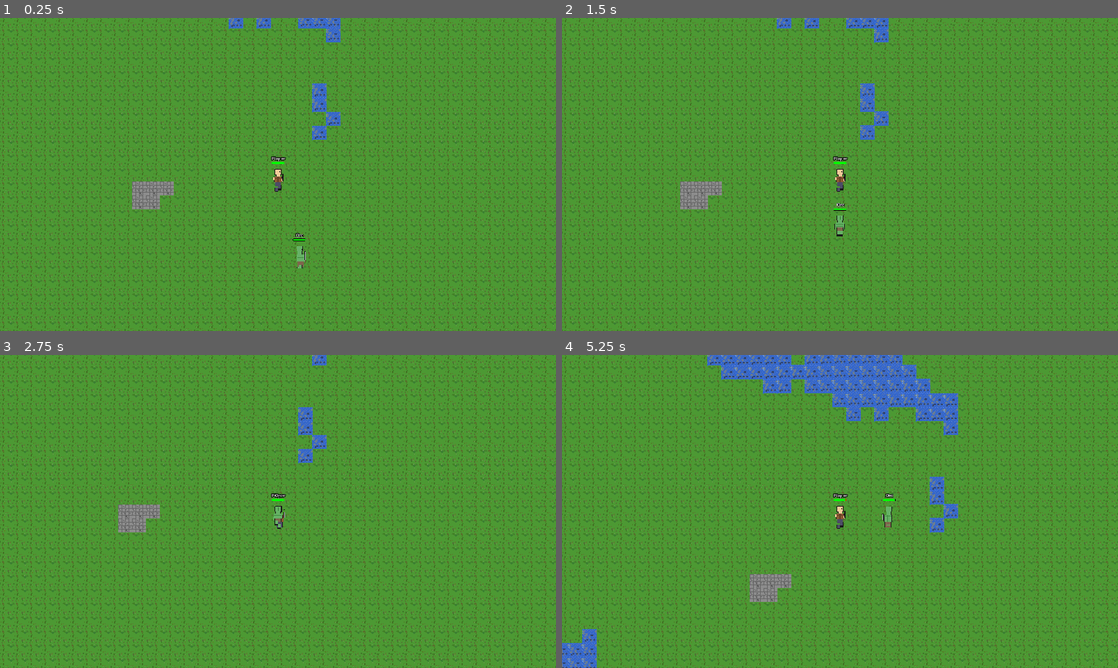
Above: before the commit, frames 1-4 (two rows, left to right).
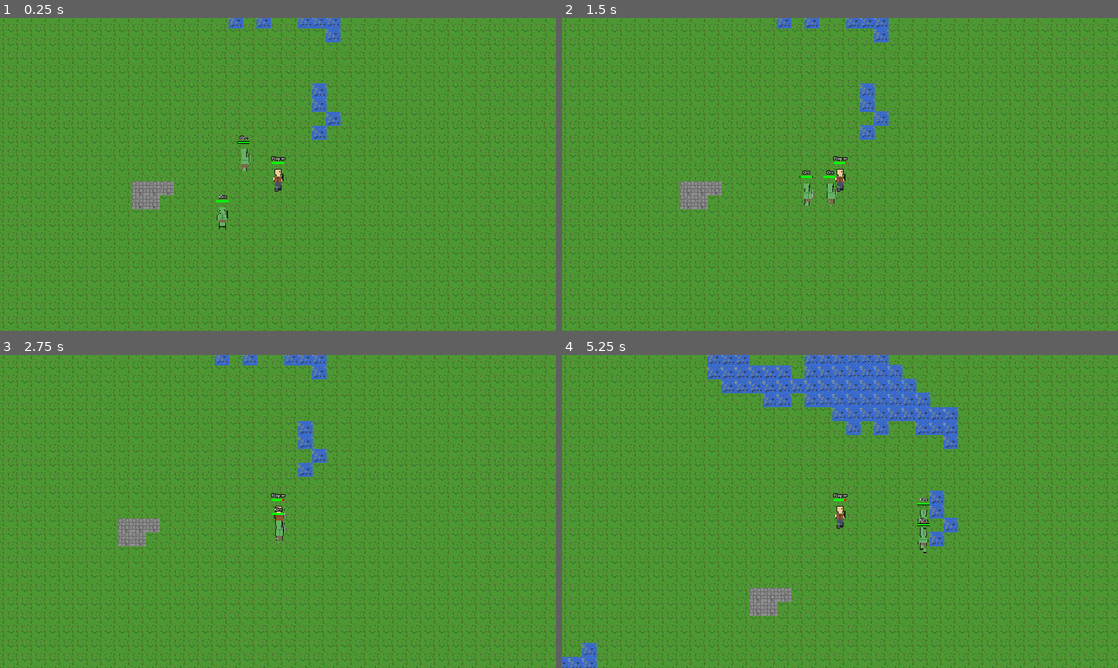
Above: after the commit, the same moments.

Repository: mattzanco/Trithia
Game: Godot game, scene res://scenes/main.tscn
Same seed, same stepped clock (60 frames per second), same inputs: the game is played once before the commit and once after it.
Inputs (mouse positions are in pixels of both pictures, inside the frame that each line leads up to):
- Up to frame 1 (0.25 s): no input
- Up to frame 2 (1.5 s): move the mouse to (962, 158) at 0.52 s; hold D (move_right) 0.53-1.28 s; hold Ctrl 0.53-1.28 s; click (962, 158) at 0.67 s; move the mouse to (728, 190) at 1.27 s; hold S (move_down) from 1.28 s (still down); tap Ctrl at 1.35 s
- Up to frame 3 (2.75 s): move the mouse to (333, 442) at 2.02 s; release S (move_down) at 2.03 s; hold D (move_right) from 2.03 s (still down); hold Ctrl from 2.03 s (still down)
- Up to frame 4 (5.25 s): move the mouse to (812, 574) at 2.77 s; release D (move_right) at 2.78 s; release Ctrl at 2.78 s; hold W (move_up) 2.78-3.53 s; tap Ctrl at 2.85, 4.35 s; click (812, 574) at 2.92 s; move the mouse to (1006, 558) at 3.52 s; hold Ctrl 3.53-4.28 s; hold A (move_left) 3.53-5.03 s; move the mouse to (673, 464) at 4.27 s; move the mouse to (867, 511) at 5.02 s; hold S (move_down) from 5.03 s (still down); hold Ctrl from 5.03 s (still down); click (867, 511) at 5.17 s

The runs differ from the first frame. In frame 1, 0.4% of the frame differs, in the area x 38-55%, y 37-80%; in frame 2, 0.4%; in frame 3, 2.1%; in frame 4, 5.5%, in the area x 0-100%, y 0-97%.

Commit message:
Add second orc spawn and fix collision detection for multiple enemies
- Spawn two orcs at game start, with second orc spawning nearby the first
- Prevent orcs from occupying same tile as other orcs or player
- Fix collision detection to check all orcs by script instead of name
- Fix pathfinding to avoid tiles occupied by enemies
- Fix spawn logic to properly snap feet positions for walkability checks
- Update health bar to display 'Orc' for enemy orcs
- Fix depth sorting to handle multiple orcs properly
- Orcs can no longer pass through each other or the player

Diff:
--- a/scripts/health_bar.gd
+++ b/scripts/health_bar.gd
@@ -43,7 +43,8 @@
 	if character:
 		var font = ThemeDB.fallback_font
 		var font_size = 11  # Medium font size
-		var name_text = character.name
+		# Display "Orc" if the parent is an orc, otherwise use the character's name
+		var name_text = "Orc" if character.get_script().resource_path == "res://scripts/orc.gd" else character.name
 		var name_y = NAME_OFFSET_Y
 
 		# Calculate text width to center it
--- a/scripts/main.gd
+++ b/scripts/main.gd
@@ -22,25 +22,42 @@
 		debug.store_line("About to spawn orc")
 		debug.flush()
 
-	spawn_starting_orc()
-	print("spawn_starting_orc() completed")
-
-func spawn_starting_orc():
-	# Spawn an orc at a random walkable location away from the player
+	spawn_starting_orcs()
+	print("spawn_starting_orcs() completed")
+
+func spawn_starting_orcs():
+	# Spawn two orcs at random walkable locations away from the player
 	var player = $Player
 	var world = $World
+	var occupied_positions = []  # Track orc positions to prevent overlap
+
+	var first_orc_pos = spawn_orc_at_position(player, world, Vector2.ZERO, 100, occupied_positions)
+	occupied_positions.append(first_orc_pos)
+	print("[SPAWN] First orc final position: ", first_orc_pos)
+
+	# Spawn second orc nearby the first one
+	print("[SPAWN] Spawning second orc near: ", first_orc_pos)
+	var second_orc_pos = spawn_orc_at_position(player, world, first_orc_pos, 100, occupied_positions)
+	print("[SPAWN] Second orc final position: ", second_orc_pos)
+
+func spawn_orc_at_position(player: Node2D, world: Node2D, near_position: Vector2, max_attempts: int, occupied_positions: Array) -> Vector2:
 	var orc = ORC_SCENE.instantiate()
-
 	var orc_position = Vector2.ZERO
 	var attempts = 0
-	var max_attempts = 100
+	var min_spacing = TILE_SIZE * 2  # Minimum distance between orcs
+
+	print("[SPAWN_FUNC] Starting spawn with near_position: ", near_position, ", is_first_orc: ", near_position == Vector2.ZERO)
 
 	# Keep trying to spawn on a walkable tile
 	while attempts < max_attempts:
-		# Random position within reasonable distance
-		var random_x = randi_range(-200, 200)
-		var random_y = randi_range(-200, 200)
-		var candidate_pos = player.position + Vector2(random_x, random_y)
+		# If near_position is Vector2.ZERO, spawn relative to player
+		# Otherwise spawn near the given position (for nearby spawns)
+		var base_pos = player.position if near_position == Vector2.ZERO else near_position
+		var spawn_range = 150 if near_position == Vector2.ZERO else 100
+
+		var random_x = randi_range(-spawn_range, spawn_range)
+		var random_y = randi_range(-spawn_range, spawn_range)
+		var candidate_pos = base_pos + Vector2(random_x, random_y)
 
 		# Snap to tile center
 		var tile_x = round(candidate_pos.x / TILE_SIZE)
@@ -48,16 +65,86 @@
 		candidate_pos = Vector2(tile_x * TILE_SIZE + TILE_SIZE/2, tile_y * TILE_SIZE + TILE_SIZE/2)
 
 		# Check if the feet tile (lower tile) is walkable
-		var feet_tile = candidate_pos + Vector2(0, TILE_SIZE/2)
-		if world.is_walkable(feet_tile) and candidate_pos.distance_to(player.position) > TILE_SIZE * 2:
+		var feet_position = candidate_pos + Vector2(0, TILE_SIZE/2)
+		# Snap to tile center for walkability check
+		var feet_tile_x = round(feet_position.x / TILE_SIZE)
+		var feet_tile_y = round(feet_position.y / TILE_SIZE)
+		var feet_tile = Vector2(feet_tile_x * TILE_SIZE + TILE_SIZE/2, feet_tile_y * TILE_SIZE + TILE_SIZE/2)
+
+		# Check distance from player and all other orcs
+		var too_close_to_player = candidate_pos.distance_to(player.position) <= TILE_SIZE * 2
+		var too_close_to_orc = false
+
+		for occupied_pos in occupied_positions:
+			if candidate_pos.distance_to(occupied_pos) < min_spacing:
+				too_close_to_orc = true
+				break
+
+		if world.is_walkable(feet_tile) and not too_close_to_player and not too_close_to_orc:
 			orc_position = candidate_pos
 			break
 
 		attempts += 1
 
-	# If we couldn't find a valid spawn after 100 attempts, use a safe fallback
+	# If we couldn't find a valid spawn after max_attempts, use a safe fallback
 	if attempts >= max_attempts:
-		orc_position = player.position + Vector2(0, 4 * TILE_SIZE)
+		var fallback_found = false
+
+		# Try to find a walkable fallback position
+		if near_position == Vector2.ZERO:
+			# First orc: try positions around player
+			for offset_x in [-4, -3, -2, 2, 3, 4, 0]:
+				for offset_y in [3, 4, 5, -3, -4, -5]:
+					var fallback_candidate = player.position + Vector2(offset_x * TILE_SIZE, offset_y * TILE_SIZE)
+					# Snap to tile center
+					var tile_x = round(fallback_candidate.x / TILE_SIZE)
+					var tile_y = round(fallback_candidate.y / TILE_SIZE)
+					fallback_candidate = Vector2(tile_x * TILE_SIZE + TILE_SIZE/2, tile_y * TILE_SIZE + TILE_SIZE/2)
+					var fallback_feet = fallback_candidate + Vector2(0, TILE_SIZE/2)
+					# Snap feet to tile center for walkability check
+					var feet_tile_x = round(fallback_feet.x / TILE_SIZE)
+					var feet_tile_y = round(fallback_feet.y / TILE_SIZE)
+					var feet_tile = Vector2(feet_tile_x * TILE_SIZE + TILE_SIZE/2, feet_tile_y * TILE_SIZE + TILE_SIZE/2)
+					if world.is_walkable(feet_tile) and fallback_candidate.distance_to(player.position) > TILE_SIZE * 2:
+						orc_position = fallback_candidate
+						fallback_found = true
+						print("[SPAWN] Using fallback position for first orc: ", orc_position)
+						break
+				if fallback_found:
+					break
+		else:
+			# Second orc: try positions around first orc
+			for offset_x in [-3, -2, 2, 3, -1, 1, 0]:
+				for offset_y in [2, 3, -2, -3, -1, 1, 0]:
+					var fallback_candidate = near_position + Vector2(offset_x * TILE_SIZE, offset_y * TILE_SIZE)
+					# Snap to tile center
+					var tile_x = round(fallback_candidate.x / TILE_SIZE)
+					var tile_y = round(fallback_candidate.y / TILE_SIZE)
+					fallback_candidate = Vector2(tile_x * TILE_SIZE + TILE_SIZE/2, tile_y * TILE_SIZE + TILE_SIZE/2)
+					var fallback_feet = fallback_candidate + Vector2(0, TILE_SIZE/2)
+					# Snap feet to tile center for walkability check
+					var feet_tile_x = round(fallback_feet.x / TILE_SIZE)
+					var feet_tile_y = round(fallback_feet.y / TILE_SIZE)
+					var feet_tile = Vector2(feet_tile_x * TILE_SIZE + TILE_SIZE/2, feet_tile_y * TILE_SIZE + TILE_SIZE/2)
+					var too_close_to_player = fallback_candidate.distance_to(player.position) <= TILE_SIZE * 2
+					var too_close_to_other = false
+					for occupied_pos in occupied_positions:
+						if fallback_candidate.distance_to(occupied_pos) < TILE_SIZE * 2:
+							too_close_to_other = true
+							break
+
+					if world.is_walkable(feet_tile) and not too_close_to_player and not too_close_to_other:
+						orc_position = fallback_candidate
+						fallback_found = true
+						print("[SPAWN] Using fallback position for second orc: ", orc_position)
+						break
+				if fallback_found:
+					break
+
+		# If still no valid fallback found, use the first valid position we can find
+		if not fallback_found:
+			orc_position = player.position + Vector2(0, 4 * TILE_SIZE)
+			print("[SPAWN] No valid fallback found, using final fallback: ", orc_position)
 
 	print("Spawning orc...")
 	print("Player position: ", player.position)
@@ -66,10 +153,10 @@
 	orc.position = orc_position
 	# Add orc to Main node
 	add_child(orc)
-	# Index 0 = World, Index 1 = Player, so insert at index 2
-	move_child(orc, 1)  # Insert between World (0) and Player (2)
-
-	# Verify both are on grid
+	# Insert between World (0) and Player (1)
+	move_child(orc, 1)
+
+	# Verify orc is on grid
 	var orc_grid_x = round(orc.position.x / TILE_SIZE)
 	var orc_grid_y = round(orc.position.y / TILE_SIZE)
 	var player_grid_x = round(player.position.x / TILE_SIZE)
@@ -78,28 +165,36 @@
 	print("Grid check - Orc tile: (", orc_grid_x, ", ", orc_grid_y, ") at world pos ", orc.position)
 	print("Orc added to Main")
 
+	return orc.position  # Return the actual snapped position of the orc
+
 func _process(_delta):
 	# Update depth sorting based on Y position
 	update_depth_sorting()
 
 func update_depth_sorting():
-	# Get references to player and orc
+	# Get references to player
 	var player = get_node_or_null("Player")
-	var orc = get_node_or_null("Orc")
-
-	if player and orc:
-		# Character with higher Y (lower on screen) should be behind
-		# Character with lower Y (higher on screen) should be in front
-		if player.position.y > orc.position.y:
-			# Player is lower, orc should be in front
-			# World=0, Orc=1, Player=2
-			move_child(orc, 1)
-			move_child(player, 2)
-		else:
-			# Orc is lower or same, player should be in front
-			# World=0, Player=1, Orc=2
-			move_child(player, 1)
-			move_child(orc, 2)
+
+	if player:
+		# Get all orc children
+		var orcs = []
+		for child in get_children():
+			if child.name == "Orc":
+				orcs.append(child)
+
+		# Sort all orcs based on Y position relative to player
+		for orc in orcs:
+			if orc:
+				# Character with higher Y (lower on screen) should be behind
+				# Character with lower Y (higher on screen) should be in front
+				if player.position.y > orc.position.y:
+					# Player is lower, orc should be in front
+					move_child(orc, 1)
+					move_child(player, 2)
+				else:
+					# Orc is lower or same, player should be in front
+					move_child(player, 1)
+					move_child(orc, 2)
 
 
 func show_game_over():
--- a/scripts/orc.gd
+++ b/scripts/orc.gd
@@ -758,6 +758,11 @@
 				# Check if the next tile is occupied by the player
 				if can_move and player != null and next_tile.distance_to(player.position) < TILE_SIZE:
 					# Player is on that tile, can't move there
+					can_move = false
+
+				# Check if the next tile is occupied by another orc
+				if can_move and is_tile_occupied_by_enemy(next_tile):
+					# Another orc is on that tile, can't move there
 					can_move = false
 
 				if can_move:
@@ -828,6 +833,13 @@
 			chase_path.pop_front()
 			return
 
+	# Check if another orc is occupying this tile
+	if is_tile_occupied_by_enemy(next_waypoint):
+		# Cannot move to this waypoint, another orc is there
+		# Remove from path and try next one
+		chase_path.pop_front()
+		return
+
 	# Set target and begin movement
 	target_position = next_waypoint
 	is_moving = true
@@ -869,6 +881,21 @@
 		return "right"
 	return "down"
 
+func is_tile_occupied_by_enemy(tile_pos: Vector2) -> bool:
+	"""Check if a tile is occupied by another orc (not this orc)"""
+	var parent = get_parent()
+	if parent == null:
+		return false
+
+	# Get all children of the parent that are orcs
+	for child in parent.get_children():
+		if child is CharacterBody2D and child != self and child.script == self.script:
+			# This is another orc - check if it's on this tile
+			if child.position.distance_to(tile_pos) < TILE_SIZE:
+				return true
+
+	return false
+
 func find_path(start: Vector2, goal: Vector2) -> Array:
 	if start == goal:
 		return []
@@ -921,6 +948,10 @@
 			if player != null and neighbor.distance_to(player.position) < TILE_SIZE:
 				continue
 
+			# Check if another orc is occupying this tile
+			if is_tile_occupied_by_enemy(neighbor):
+				continue
+
 			# Calculate tentative g_score
 			var tentative_g = g_score.get(current, INF) + current.distance_to(neighbor)
 
--- a/scripts/player.gd
+++ b/scripts/player.gd
@@ -67,6 +67,15 @@
 	set_meta("intelligence", intelligence)
 	set_meta("dexterity", dexterity)
 	set_meta("speed", speed)
+
+	# Debug: Print all children to verify orcs are present
+	var parent = get_parent()
+	if parent:
+		print("[PLAYER_READY] Children of ", parent.name, ":")
+		for child in parent.get_children():
+			print("  - ", child.name, " (", child.get_class(), ")")
+			if child.name == "Orc":
+				print("    Orc position: ", child.position)
 
 func _process(_delta):
 	# Update attack cooldown
@@ -1724,38 +1733,45 @@
 
 func is_position_occupied(target_position: Vector2) -> bool:
 	# Check if any entity occupies this position
-	# Use the cached orc reference
-	if orc_reference == null:
-		# Try to find it again
-		var parent = get_parent()
-		if parent:
-			orc_reference = parent.find_child("Orc", true, false)
-
-	if orc_reference != null:
-		var distance = target_position.distance_to(orc_reference.position)
-		# Prevent occupying same tile - use stricter collision
-		var is_colliding = distance < TILE_SIZE
-		print("[COLLISION CHECK] Target: ", target_position, " vs Orc: ", orc_reference.position, " Distance: ", distance, " Threshold: ", TILE_SIZE, " BLOCKED: ", is_colliding)
-		return is_colliding
-	else:
-		print("[COLLISION] WARNING: Orc reference still not found!")
-		return false
+	# Check against all orcs in the parent
+	var parent = get_parent()
+	if parent:
+		# Get all orc children by checking their script
+		var orc_count = 0
+		var found_orcs = []
+
+		for child in parent.get_children():
+			# Check if this is an orc by looking at its script
+			if child != self and child.get_script() != null and child.get_script().resource_path == "res://scripts/orc.gd":
+				found_orcs.append(child)
+				orc_count += 1
+				var distance = target_position.distance_to(child.position)
+				# Prevent occupying same tile - use stricter collision
+				var is_colliding = distance < TILE_SIZE
+				if is_colliding:
+					print("[COLLISION CHECK] Target: ", target_position, " vs Orc #", orc_count, " at ", child.position, " Distance: ", distance, " BLOCKED: true")
+					return true
+		if orc_count > 0:
+			print("[COLLISION CHECK] Target: ", target_position, " - checked ", orc_count, " orcs, no collision")
+		else:
+			print("[COLLISION CHECK] Target: ", target_position, " - NO ORCS FOUND!")
 
 	return false
 
 func is_position_occupied_strict(target_position: Vector2) -> bool:
 	# Strict collision check for pathfinding - only block the exact tile
 	# This prevents pathfinding from getting stuck in a constrained search space
-	if orc_reference == null:
-		var parent = get_parent()
-		if parent:
-			orc_reference = parent.find_child("Orc", true, false)
-
-	if orc_reference != null:
-		var distance = target_position.distance_to(orc_reference.position)
-		# Only block if very close (same tile, with small tolerance)
-		var is_colliding = distance < 5.0
-		return is_colliding
+	# Check against all orcs in the parent
+	var parent = get_parent()
+	if parent:
+		# Get all orc children by checking their script
+		for child in parent.get_children():
+			if child != self and child.get_script() != null and child.get_script().resource_path == "res://scripts/orc.gd":
+				var distance = target_position.distance_to(child.position)
+				# Only block if very close (same tile, with small tolerance)
+				var is_colliding = distance < 5.0
+				if is_colliding:
+					return true
 
 	return false
 
Binary file added: test_output.txt
Binary file added: test_output2.txt
Binary file added: test_output3.txt
Not shown, added: game_run.log
